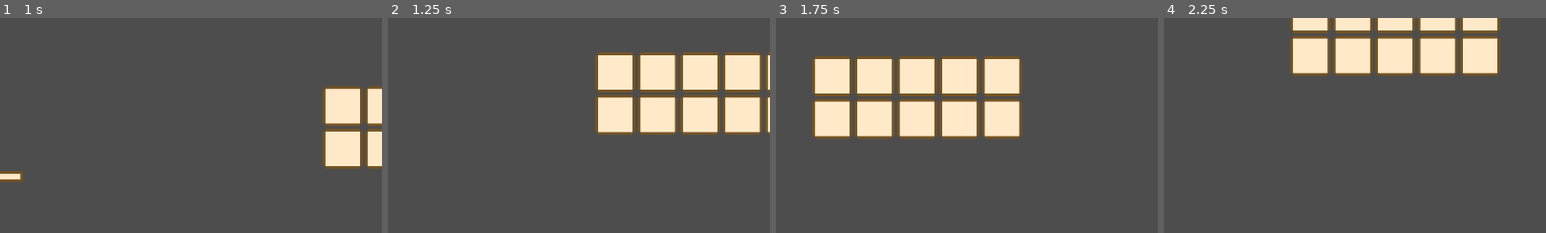
Above: before the commit, frames 1-4 (left to right).
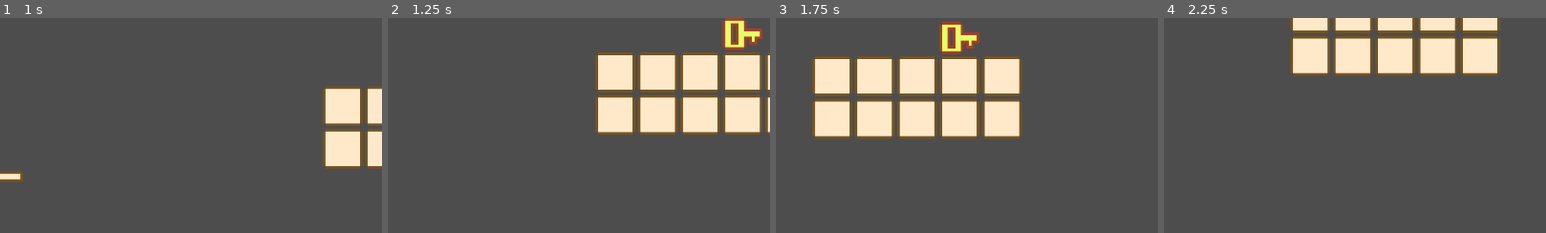
Above: after the commit, the same moments.

Repository: syun77/gd_inovania2
Game: Godot game, scene res://Main.tscn
Same seed, same stepped clock (60 frames per second), same inputs: the game is played once before the commit and once after it.
Inputs (mouse positions are % of the whole screen's width and height, from its top left):
- Up to frame 1 (1 s): move the mouse to (72, 45) at 0.52 s; hold Right (ui_right) from 0.53 s (still down); hold Space (action) from 0.53 s (still down); tap Up (ui_up) at 0.77 s
- Up to frame 2 (1.25 s): keep holding Right (ui_right); keep holding Space (action)
- Up to frame 3 (1.75 s): keep holding Right (ui_right); move the mouse to (30, 55) at 1.27 s; release Space (action) at 1.28 s; tap Space (action) at 1.35 s; tap Up (ui_up) at 1.52 s
- Up to frame 4 (2.25 s): move the mouse to (60, 28) at 2.02 s; release Right (ui_right) at 2.03 s; hold Left (ui_left) from 2.03 s (still down); hold Space (action) from 2.03 s (still down); tap Shift (special) at 2.1 s
The pictures show only the part of the screen within x 47-97%, y 0-50%; the shares and areas given below are measured in that part.

Frame 1 is identical in both runs. In frame 2, 1.1% of the frame differs, in the area x 87-98%, y 0-15%; in frame 3, 1.2%, in the area x 42-54%, y 1-17%; in frame 4, nothing differs.

Commit message:
カギ画像が消えていたので復活

Diff:
--- a/gd_inovania2/Main.tscn
+++ b/gd_inovania2/Main.tscn
@@ -16,7 +16,7 @@
 tile_set = ExtResource("1_siuqx")
 format = 2
 layer_0/name = "BackGround"
-layer_0/tile_data = PackedInt32Array(0, 65536, 0, 1, 65536,  …(18894 unchanged characters)… , 1769548, 262144, 0, 1769549, 262144, 0)
+layer_0/tile_data = PackedInt32Array(0, 65536, 0, 1, 65536,  …(18894 unchanged characters)… , 1769548, 262144, 0, 1769549, 262144, 0, 1114204, 983040, 4)
 
 [node name="MainLayer" type="CanvasLayer" parent="."]
 follow_viewport_enabled = true
--- a/gd_inovania2/assets/tiles/tile_set.tres
+++ b/gd_inovania2/assets/tiles/tile_set.tres
@@ -243,6 +243,15 @@
 4:4/0/physics_layer_3/linear_velocity = Vector2(0, 0)
 4:4/0/physics_layer_3/angular_velocity = 0.0
 4:4/0/custom_data_0 = 16
+15:4/0 = 0
+15:4/0/physics_layer_0/linear_velocity = Vector2(0, 0)
+15:4/0/physics_layer_0/angular_velocity = 0.0
+15:4/0/physics_layer_1/linear_velocity = Vector2(0, 0)
+15:4/0/physics_layer_1/angular_velocity = 0.0
+15:4/0/physics_layer_2/linear_velocity = Vector2(0, 0)
+15:4/0/physics_layer_2/angular_velocity = 0.0
+15:4/0/physics_layer_3/linear_velocity = Vector2(0, 0)
+15:4/0/physics_layer_3/angular_velocity = 0.0
 
 [resource]
 tile_size = Vector2i(64, 64)
Binary file changed: gd_inovania2/assets/tiles/tile.png
